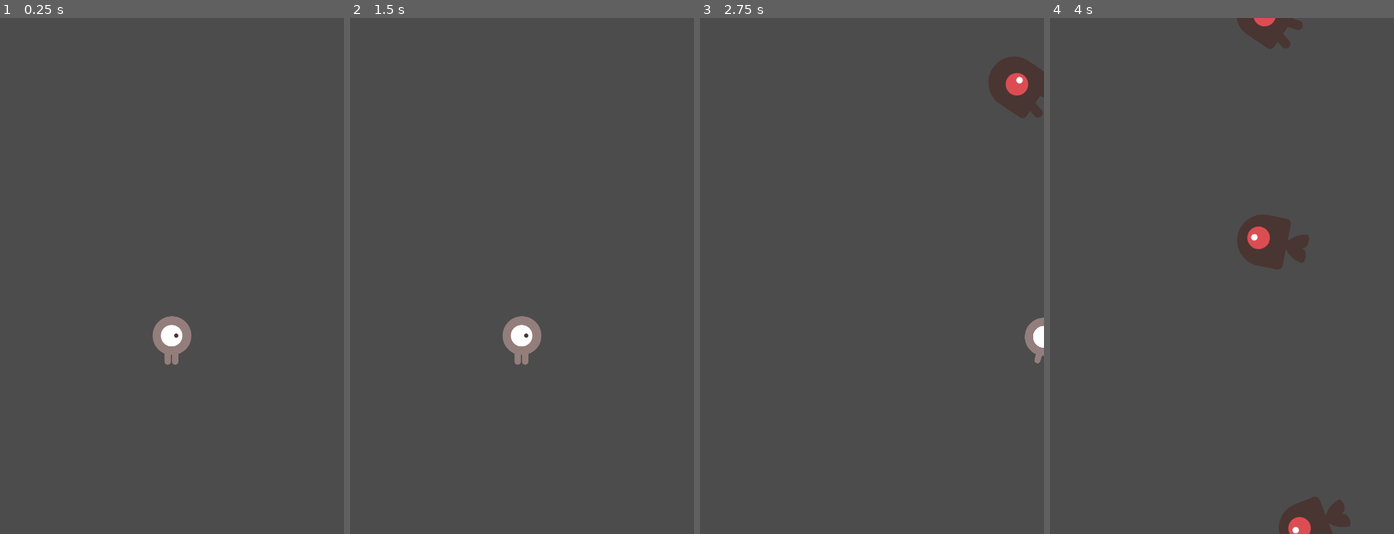
Above: before the commit, frames 1-4 (left to right).
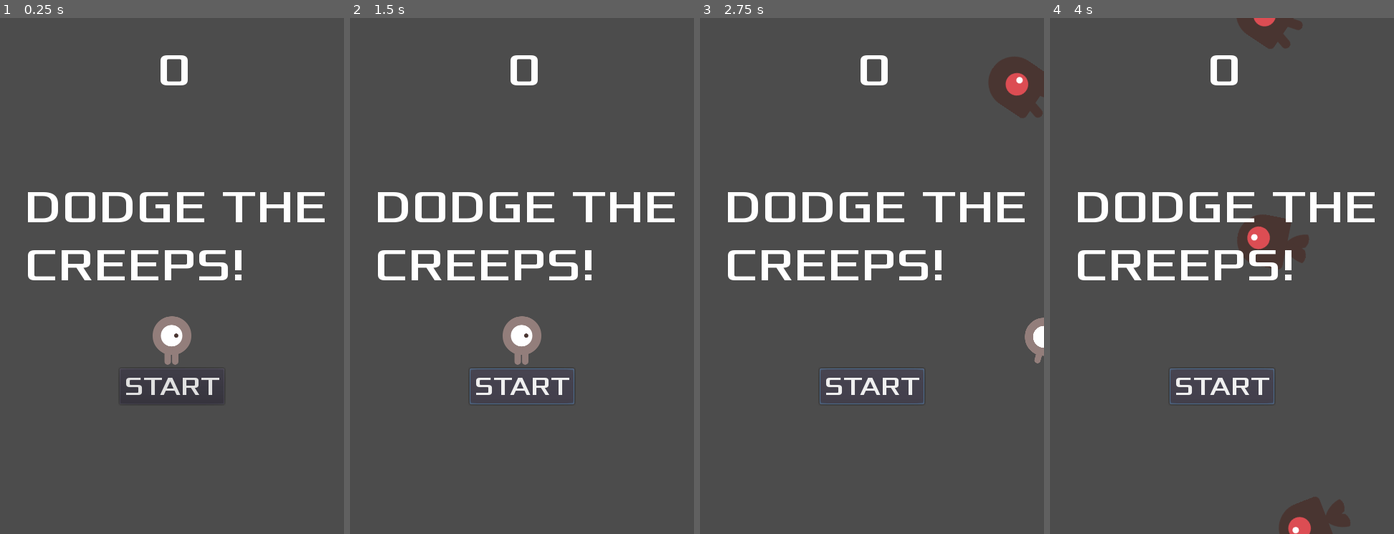
Above: after the commit, the same moments.

Repository: Sansa49/creeps_msansa
Game: Godot game, scene res://main.tscn
Two runs of this game, one before a commit and one after it. Both use one fixed random seed, a clock stepped at 60 frames per second and the inputs below. This scene is started directly instead of the project's main scene.
Inputs (mouse positions are in pixels of both pictures, inside the frame that each line leads up to):
- Up to frame 1 (0.25 s): no input
- Up to frame 2 (1.5 s): click (522, 384) at 0.5 s, where only the run after the commit has a clickable "START"; click (522, 384) at 1.25 s, where only the run after the commit has a clickable "START"
- Up to frame 3 (2.75 s): tap Enter at 2 s; hold Right (move_right) from 2.03 s (still down)
- Up to frame 4 (4 s): release Right (move_right) at 2.78 s; hold Down (move_down) 2.78-3.53 s; hold Right (move_right) from 3.53 s (still down)

The runs differ from the first frame. In frame 1, 4.4% of the frame differs, in the area x 8-95%, y 7-75%; in frame 2, 4.5%; in frame 3, 4.5%; in frame 4, 4.5%.
Error after the commit: Parse Error: The identifier "score" isn't declared in the current scope. (res://hud.gd:31)

Commit message:
Joc jugable V2

Diff:
--- a/main.gd
+++ b/main.gd
@@ -28,6 +28,7 @@
 	score = 0
 	$Player.start($StartPosition.position)
 	$StartTimer.start()
+	get_tree().call_group("mobs", "queue_free")
 
 
 func _on_MobTimer_timeout():
--- a/main.tscn
+++ b/main.tscn
@@ -1,8 +1,9 @@
-[gd_scene load_steps=5 format=2]
+[gd_scene load_steps=6 format=2]
 
 [ext_resource path="res://Player.tscn" type="PackedScene" id=1]
 [ext_resource path="res://Mob.tscn" type="PackedScene" id=2]
 [ext_resource path="res://main.gd" type="Script" id=3]
+[ext_resource path="res://hud.tscn" type="PackedScene" id=4]
 
 [sub_resource type="Curve2D" id=1]
 _data = {
@@ -34,6 +35,8 @@
 position = Vector2( 6, 4 )
 rotation = -0.00851034
 
+[node name="hub" parent="." instance=ExtResource( 4 )]
+
 [connection signal="hit" from="Player" to="." method="game_over"]
 [connection signal="timeout" from="MobTimer" to="." method="_on_MobTimer_timeout"]
 [connection signal="timeout" from="ScoreTimer" to="." method="_on_ScoreTimer_timeout"]
